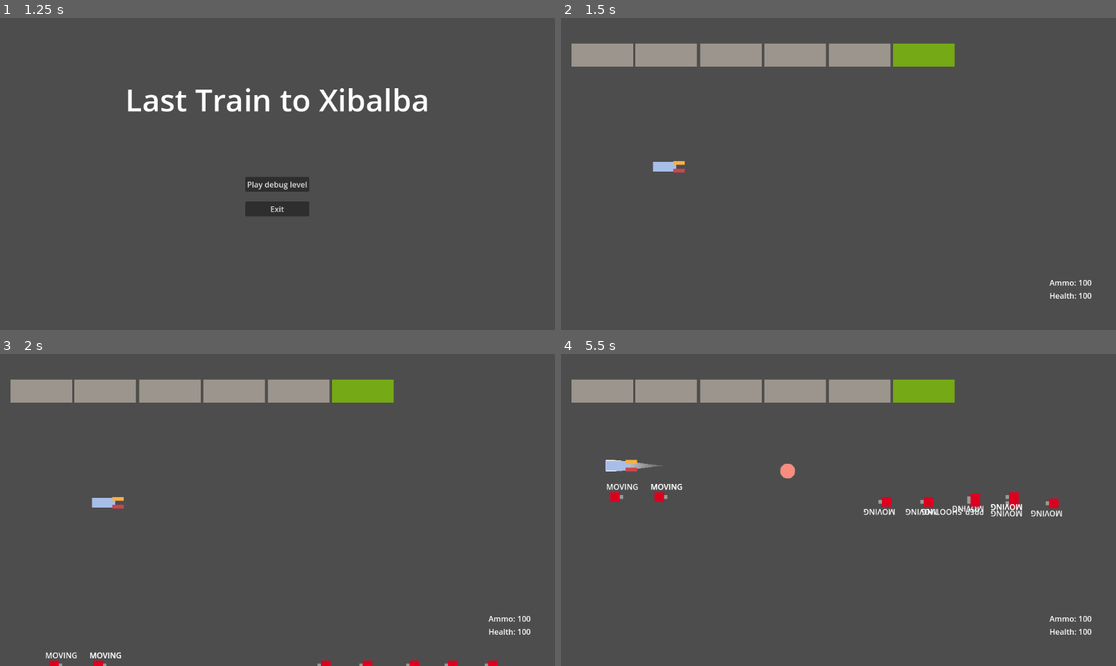
Above: before the commit, frames 1-4 (two rows, left to right).
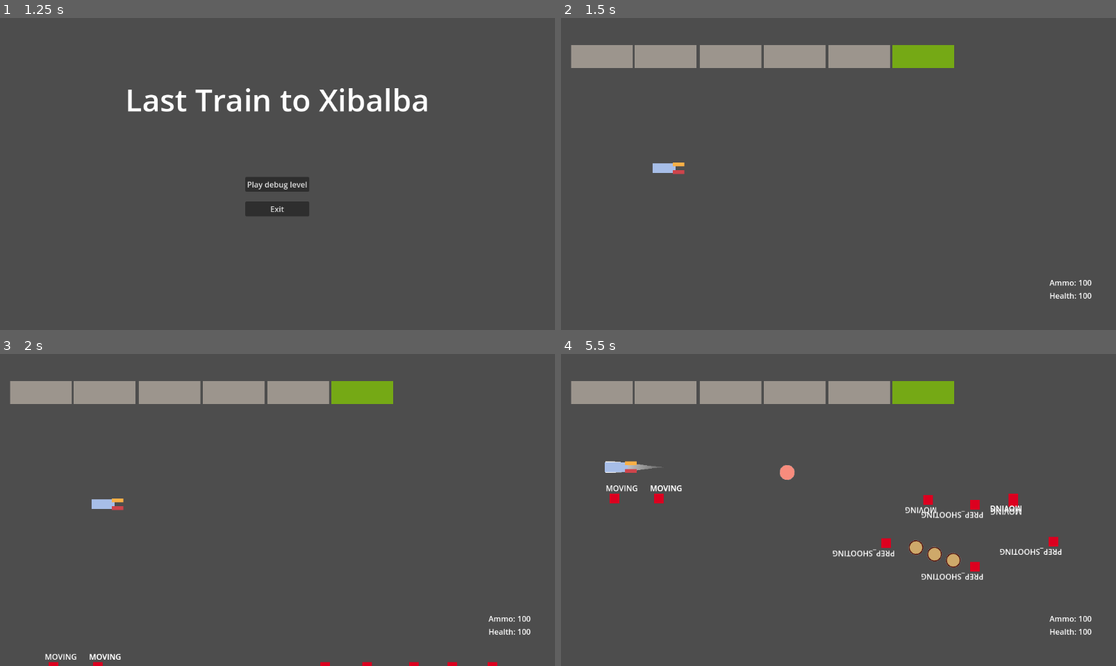
Above: after the commit, the same moments.

Repository: imberny/last-train-to-xibalba
Game: Godot game, scene res://src/main.tscn
Two runs of this game, one before a commit and one after it. Both use one fixed random seed, a clock stepped at 60 frames per second and the inputs below.
Inputs:
- Up to frame 1 (1.25 s): tap Enter (ui_accept) at 0.5, 0.77 s; hold Right (move_right) from 0.53 s (still down); tap Shift (boost) at 0.6 s
- Up to frame 2 (1.5 s): release Right (move_right) at 1.25 s; click "Play debug level" at 1.25 s
- Up to frame 3 (2 s): no input
- Up to frame 4 (5.5 s): hold Down (move_down) 2.03-2.78 s; tap F (flip_around) at 2.1, 4.35 s; tap Enter (ui_accept) at 2.27, 3.77, 4.52, 5.27 s; hold Right (move_right) 2.78-3.53 s; tap Z (shoot_primary) at 2.85, 5.1 s; hold Up (move_up) 3.53-4.28 s; tap Shift (boost) at 3.6 s; hold Left (move_left) from 4.28 s (still down)

Frame 1 is identical in both runs. In frame 2, 0.8% of the frame differs, in the area x 1-71%, y 8-51%; in frame 3, 1.1%; in frame 4, 2.9%, in the area x 1-91%, y 8-73%.

Commit message:
Rework basic enemy, test 3d rendering

Diff:
--- a/src/autoloads/game/game.gd
+++ b/src/autoloads/game/game.gd
@@ -14,6 +14,10 @@
 	return _player
 
 
+func get_level() -> Level:
+	return level
+
+
 func _on_tree_node_added(node: Node) -> void:
 	if node is PlayerVehicle2D:
 		_player = node
--- a/src/game_objects/game_camera_2d/game_camera_2d.tscn
+++ b/src/camera/game_camera_2d/game_camera_2d.tscn
@@ -1,6 +1,6 @@
 [gd_scene load_steps=2 format=3 uid="uid://484piapv22pv"]
 
-[ext_resource type="Script" uid="uid://b8xr3454nc2j" path="res://src/game_objects/game_camera_2d/game_camera_2d.gd" id="1_b6x1h"]
+[ext_resource type="Script" uid="uid://b8xr3454nc2j" path="res://src/camera/game_camera_2d/game_camera_2d.gd" id="1_b6x1h"]
 
 [node name="GameCamera2D" type="Camera2D"]
 script = ExtResource("1_b6x1h")
--- a/src/game_objects/enemy_raider/enemy_raider.gd
+++ b/src/entities/enemy_raider/enemy_raider.gd
@@ -9,13 +9,12 @@
 }
 
 @export var _speed := 100.0
+@export var _bullet_scene: PackedScene
 
 var _state_machine: FuncStateMachine
+var _destination: Vector2
 
-@onready var _gun: Gun = $Gun
-@onready var _enemy_ray: RayCast2D = $EnemyDetectorRay
-
-var _destination: Vector2
+@onready var _shoot_timer: Timer = $ShootTimer
 
 # TODO: Desired behaviour: move to an initial position, prep fire, fire some bullets towards player, reposition
 
@@ -25,7 +24,7 @@
 	_state_machine.add_state(State.SPAWNING, _update_spawning)
 	_state_machine.add_state(State.THINKING, _update_thinking)
 	_state_machine.add_state(State.PREP_SHOOTING, _update_prep_shooting, _enter_prep_shooting)
-	_state_machine.add_state(State.SHOOTING, _update_shooting, _enter_shooting, _exit_shooting)
+	_state_machine.add_state(State.SHOOTING, _update_shooting, _enter_shooting)
 	_state_machine.add_state(State.MOVING, _update_moving)
 	_state_machine.set_start_state(State.SPAWNING)
 
@@ -35,13 +34,13 @@
 	$StateLabel.text = State.find_key(_state_machine._current_state_key)
 
 
-func _update_spawning(delta: float) -> void:
+func _update_spawning(_delta: float) -> void:
 	_destination.x = global_position.x
 	_destination.y = randf_range(200.0, 500.0)
 	_state_machine.transition_to(State.MOVING)
 
 
-func _update_thinking(delta: float) -> void:
+func _update_thinking(_delta: float) -> void:
 	var player := GameService.get_player()
 	if not player:
 		_destination = Vector2(randf_range(100.0, 800.0), randf_range(100.0, 400.0))
@@ -69,38 +68,41 @@
 
 
 func _enter_prep_shooting() -> void:
-	_time_shooting = 0.0
+	_time_prep_shooting = 0.0
 
 
 func _update_prep_shooting(delta: float) -> void:
-	if not _is_player_in_sight():
-		_state_machine.transition_to(State.THINKING)
-		return
-
 	_time_prep_shooting += delta
 	if 1.0 < _time_prep_shooting:
 		_state_machine.transition_to(State.SHOOTING)
 
 
-var _time_shooting := 0.0
+var _times_shot := 0
 
 
 func _enter_shooting() -> void:
-	_time_shooting = 0.0
-	_gun.pull_trigger()
-
-
-func _exit_shooting() -> void:
-	_gun.release_trigger()
+	_times_shot = 0
 
 
 func _update_shooting(_delta: float) -> void:
-	_time_shooting += _delta
+	if _shoot_timer.is_stopped():
+		_shoot_timer.start()
+		_times_shot += 1
+		_shoot()
+
+	if 3 == _times_shot:
+		_state_machine.transition_to(State.THINKING)
+
+
+func _shoot() -> void:
+	var dir := Vector2.LEFT
 	var player := GameService.get_player()
 	if player:
-		look_at(player.global_position)
-	if _time_shooting >= 1.3:
-		_state_machine.transition_to(State.THINKING)
+		dir = global_position.direction_to(player.global_position)
+	var bullet: Node2D = _bullet_scene.instantiate()
+	bullet.global_transform = global_transform
+	GameService.get_level().add_child(bullet)
+	bullet.look_at(bullet.global_position + dir)
 
 
 func _update_moving(delta: float) -> void:
@@ -110,26 +112,3 @@
 
 	var dir := global_position.direction_to(_destination)
 	global_position += dir * _speed * delta
-
-
-func _is_player_in_sight() -> bool:
-	var player := GameService.get_player()
-	if not player:
-		return false
-
-	var is_player_aligned := absf(global_position.y - player.global_position.y) < 50.0
-	if not is_player_aligned:
-		return false
-
-	if _enemy_ray.is_colliding():
-		var enemy: Node2D = _enemy_ray.get_collider()
-		if not is_instance_valid(enemy):
-			# this fucks la patente
-			return false
-
-		return (
-			global_position.distance_to(enemy.global_position)
-			> global_position.distance_to(player.global_position)
-		)
-
-	return true
--- a/src/game_objects/enemy_raider/enemy_raider.tscn
+++ b/src/entities/enemy_raider/enemy_raider.tscn
@@ -1,18 +1,18 @@
-[gd_scene load_steps=10 format=3 uid="uid://b5lsuh120g6h7"]
+[gd_scene load_steps=9 format=3 uid="uid://b5lsuh120g6h7"]
 
-[ext_resource type="Script" uid="uid://cwbs3u6jt7xdy" path="res://src/game_objects/enemy_raider/enemy_raider.gd" id="1_10e8t"]
+[ext_resource type="Script" uid="uid://cwbs3u6jt7xdy" path="res://src/entities/enemy_raider/enemy_raider.gd" id="1_10e8t"]
 [ext_resource type="PackedScene" uid="uid://d1gqsdw8lt5b8" path="res://src/components/square_2d/square_2d.tscn" id="1_ofbph"]
 [ext_resource type="PackedScene" uid="uid://dejh0cxjkbis1" path="res://src/components/health/health.tscn" id="2_dkkhw"]
 [ext_resource type="PackedScene" uid="uid://c2nw265h7x8ew" path="res://src/components/hitbox/hitbox.tscn" id="2_xxqc4"]
 [ext_resource type="PackedScene" uid="uid://l01uxojveimi" path="res://src/components/death/death.tscn" id="3_02my5"]
-[ext_resource type="PackedScene" uid="uid://b0s2uqs7ib8ns" path="res://src/game_objects/enemy_raider/enemy_raider_explosion.tscn" id="4_02my5"]
-[ext_resource type="PackedScene" uid="uid://3prgu1sbvisa" path="res://src/game_objects/gun/gun.tscn" id="5_rpucj"]
-[ext_resource type="PackedScene" uid="uid://1y1k4d17hcxl" path="res://src/game_objects/bullets_2d/enemy_bullet_2d.tscn" id="6_htgso"]
+[ext_resource type="PackedScene" uid="uid://b0s2uqs7ib8ns" path="res://src/entities/enemy_raider/enemy_raider_explosion.tscn" id="4_02my5"]
+[ext_resource type="PackedScene" uid="uid://1y1k4d17hcxl" path="res://src/projectiles/bullets_2d/enemy_bullet_2d.tscn" id="6_htgso"]
 
 [sub_resource type="CircleShape2D" id="CircleShape2D_10e8t"]
 
 [node name="EnemyRaider" type="Node2D"]
 script = ExtResource("1_10e8t")
+_bullet_scene = ExtResource("6_htgso")
 
 [node name="Health" parent="." node_paths=PackedStringArray("hitbox") instance=ExtResource("2_dkkhw")]
 hitpoints_max = 15
@@ -22,14 +22,9 @@
 _health = NodePath("../Health")
 _death_scene = ExtResource("4_02my5")
 
-[node name="Gun" parent="." node_paths=PackedStringArray("_bullet_spawner") instance=ExtResource("5_rpucj")]
-modulate = Color(0.605274, 0.605274, 0.605274, 1)
-position = Vector2(5, 0)
-_bullet_scene = ExtResource("6_htgso")
-_bullet_spawner = NodePath(".")
-_rate_of_fire = 0.44
-_spread_degrees = 0.0
-_trauma_intensity = 0.865
+[node name="ShootTimer" type="Timer" parent="."]
+wait_time = 0.1
+one_shot = true
 
 [node name="Square2D" parent="." instance=ExtResource("1_ofbph")]
 modulate = Color(0.86064, 0, 0.122898, 1)
@@ -42,12 +37,6 @@
 [node name="CollisionShape2D" type="CollisionShape2D" parent="Hitbox"]
 shape = SubResource("CircleShape2D_10e8t")
 
-[node name="EnemyDetectorRay" type="RayCast2D" parent="."]
-target_position = Vector2(800, 0)
-collision_mask = 64
-collide_with_areas = true
-collide_with_bodies = false
-
 [node name="StateLabel" type="Label" parent="."]
 offset_left = -18.0
 offset_top = -33.0
--- a/src/game_objects/player_vehicle_2d/player_vehicle_2d.tscn
+++ b/src/entities/player_vehicle_2d/player_vehicle_2d.tscn
@@ -1,13 +1,13 @@
 [gd_scene load_steps=22 format=3 uid="uid://c1wbi2kt7221i"]
 
-[ext_resource type="Script" uid="uid://ffgbnmgbp6br" path="res://src/game_objects/player_vehicle_2d/player_vehicle_2d.gd" id="1_o8gf6"]
+[ext_resource type="Script" uid="uid://ffgbnmgbp6br" path="res://src/entities/player_vehicle_2d/player_vehicle_2d.gd" id="1_o8gf6"]
 [ext_resource type="PackedScene" uid="uid://dt0q1pb42hs6f" path="res://src/components/velocity/velocity.tscn" id="2_cs8f6"]
 [ext_resource type="PackedScene" uid="uid://dejh0cxjkbis1" path="res://src/components/health/health.tscn" id="3_3h6ip"]
 [ext_resource type="PackedScene" uid="uid://d1gqsdw8lt5b8" path="res://src/components/square_2d/square_2d.tscn" id="3_b7s65"]
 [ext_resource type="PackedScene" uid="uid://cb7koi37ki7ll" path="res://src/components/trail_2d/trail_2d.tscn" id="3_dwlbi"]
-[ext_resource type="PackedScene" uid="uid://3prgu1sbvisa" path="res://src/game_objects/gun/gun.tscn" id="3_q3ate"]
+[ext_resource type="PackedScene" uid="uid://3prgu1sbvisa" path="res://src/weapons/gun/gun.tscn" id="3_q3ate"]
 [ext_resource type="PackedScene" uid="uid://l01uxojveimi" path="res://src/components/death/death.tscn" id="4_yn0u7"]
-[ext_resource type="PackedScene" uid="uid://bxg7f5l5rkhp0" path="res://src/game_objects/player_vehicle_2d/player_death_2d.tscn" id="5_j4sp8"]
+[ext_resource type="PackedScene" uid="uid://bxg7f5l5rkhp0" path="res://src/entities/player_vehicle_2d/player_death_2d.tscn" id="5_j4sp8"]
 [ext_resource type="PackedScene" uid="uid://c2nw265h7x8ew" path="res://src/components/hitbox/hitbox.tscn" id="7_yn0u7"]
 
 [sub_resource type="Animation" id="Animation_dwlbi"]
--- /dev/null
+++ b/src/input/player_input_controller/player_input_controller.tscn
@@ -0,0 +1,6 @@
+[gd_scene load_steps=2 format=3 uid="uid://02n7xapox2w5"]
+
+[ext_resource type="Script" uid="uid://ts7wx2jjxap1" path="res://src/input/player_input_controller/player_input_controller.gd" id="1_syg43"]
+
+[node name="PlayerInputController" type="Node"]
+script = ExtResource("1_syg43")
--- /dev/null
+++ b/src/level_3d_manager.gd
@@ -0,0 +1,29 @@
+extends Node
+
+@export var _player_3d_node: Node3D
+
+var _pairs_2d_to_3d: Dictionary[Node2D, Node3D]
+
+
+func _ready() -> void:
+	get_tree().node_added.connect(_on_tree_node_added)
+	get_tree().node_removed.connect(_on_tree_node_removed)
+
+
+func _process(_delta: float) -> void:
+	for node2d in _pairs_2d_to_3d.keys():
+		var node3d = _pairs_2d_to_3d[node2d]
+		node3d.global_position = Vector3(
+			node2d.global_position.x / 400.0 - 0.5, 0.0, node2d.global_position.y / 200.0 - 0.5
+		)
+
+
+func _on_tree_node_added(node: Node) -> void:
+	if node is PlayerVehicle2D:
+		_pairs_2d_to_3d[node as Node2D] = _player_3d_node
+
+
+func _on_tree_node_removed(node: Node) -> void:
+	if _pairs_2d_to_3d.has(node as Node2D):
+		_pairs_2d_to_3d[node as Node2D].queue_free()
+		_pairs_2d_to_3d.erase(node)
--- a/src/levels/debug_level.tscn
+++ b/src/levels/debug_level.tscn
@@ -1,12 +1,12 @@
 [gd_scene load_steps=12 format=3 uid="uid://cckmqmn6mbhtl"]
 
-[ext_resource type="PackedScene" uid="uid://c1wbi2kt7221i" path="res://src/game_objects/player_vehicle_2d/player_vehicle_2d.tscn" id="1_h7xki"]
-[ext_resource type="PackedScene" uid="uid://02n7xapox2w5" path="res://src/managers/player_input_controller/player_input_controller.tscn" id="1_hs2m2"]
+[ext_resource type="PackedScene" uid="uid://c1wbi2kt7221i" path="res://src/entities/player_vehicle_2d/player_vehicle_2d.tscn" id="1_h7xki"]
+[ext_resource type="PackedScene" uid="uid://02n7xapox2w5" path="res://src/input/player_input_controller/player_input_controller.tscn" id="1_hs2m2"]
 [ext_resource type="Script" uid="uid://lygoeib4pkc3" path="res://src/levels/level.gd" id="1_ijpmm"]
 [ext_resource type="PackedScene" uid="uid://cso6cttn5l4m0" path="res://src/managers/wave_manager/wave_manager.tscn" id="2_rprlp"]
 [ext_resource type="Script" uid="uid://biehkyjt7fewg" path="res://src/resources/waves/wave_definition.gd" id="3_4cgw3"]
-[ext_resource type="PackedScene" uid="uid://484piapv22pv" path="res://src/game_objects/game_camera_2d/game_camera_2d.tscn" id="3_gx72n"]
-[ext_resource type="PackedScene" uid="uid://b5lsuh120g6h7" path="res://src/game_objects/enemy_raider/enemy_raider.tscn" id="4_pq22j"]
+[ext_resource type="PackedScene" uid="uid://484piapv22pv" path="res://src/camera/game_camera_2d/game_camera_2d.tscn" id="3_gx72n"]
+[ext_resource type="PackedScene" uid="uid://b5lsuh120g6h7" path="res://src/entities/enemy_raider/enemy_raider.tscn" id="4_pq22j"]
 [ext_resource type="PackedScene" uid="uid://d1gqsdw8lt5b8" path="res://src/components/square_2d/square_2d.tscn" id="6_mjrdq"]
 
 [sub_resource type="Resource" id="Resource_014tj"]
@@ -36,6 +36,7 @@
 
 [node name="GameCamera2D" parent="." instance=ExtResource("3_gx72n")]
 position = Vector2(575, 327)
+enabled = false
 _trauma_maximum = 40.02
 _trauma_fade = 13.97
 
--- a/src/main.tscn
+++ b/src/main.tscn
@@ -1,9 +1,28 @@
-[gd_scene load_steps=5 format=3 uid="uid://6l2kblvk0bri"]
+[gd_scene load_steps=12 format=3 uid="uid://6l2kblvk0bri"]
 
 [ext_resource type="Script" uid="uid://dnx45qu5pkwhs" path="res://src/main.gd" id="1_eewff"]
 [ext_resource type="PackedScene" uid="uid://drw43yoago2g" path="res://src/menus/splash_screen/splash_screen.tscn" id="2_gh0ne"]
 [ext_resource type="PackedScene" uid="uid://bkipex3r08jho" path="res://src/menus/title_screen/title_screen.tscn" id="3_3cfgd"]
 [ext_resource type="Script" uid="uid://coaqxg28c7oym" path="res://src/level_container.gd" id="3_5q4o7"]
+[ext_resource type="Script" uid="uid://cfkjwe4sxsmy8" path="res://src/level_3d_manager.gd" id="5_fyndt"]
+
+[sub_resource type="PlaneMesh" id="PlaneMesh_3cfgd"]
+
+[sub_resource type="StandardMaterial3D" id="StandardMaterial3D_fyndt"]
+albedo_color = Color(0.714919, 0.597074, 0.999321, 1)
+
+[sub_resource type="BoxMesh" id="BoxMesh_kmhfv"]
+material = SubResource("StandardMaterial3D_fyndt")
+size = Vector3(0.2, 0.2, 0.2)
+
+[sub_resource type="ProceduralSkyMaterial" id="ProceduralSkyMaterial_fyndt"]
+
+[sub_resource type="Sky" id="Sky_kmhfv"]
+sky_material = SubResource("ProceduralSkyMaterial_fyndt")
+
+[sub_resource type="Environment" id="Environment_rlaii"]
+background_mode = 2
+sky = SubResource("Sky_kmhfv")
 
 [node name="Main" type="Node"]
 script = ExtResource("1_eewff")
@@ -13,4 +32,39 @@
 [node name="LevelContainer" type="Node" parent="."]
 script = ExtResource("3_5q4o7")
 
+[node name="SubViewportContainer" type="SubViewportContainer" parent="LevelContainer"]
+visible = false
+z_index = 1
+anchors_preset = 15
+anchor_right = 1.0
+anchor_bottom = 1.0
+grow_horizontal = 2
+grow_vertical = 2
+stretch = true
+
+[node name="SubViewport" type="SubViewport" parent="LevelContainer/SubViewportContainer"]
+handle_input_locally = false
+size = Vector2i(1152, 648)
+render_target_update_mode = 0
+
+[node name="Camera3D" type="Camera3D" parent="LevelContainer/SubViewportContainer/SubViewport"]
+transform = Transform3D(1, 0, 0, 0, 0.956996, 0.290101, 0, -0.290101, 0.956996, 0, 1.01235, 2.51319)
+projection = 1
+current = true
+
+[node name="MeshInstance3D" type="MeshInstance3D" parent="LevelContainer/SubViewportContainer/SubViewport"]
+mesh = SubResource("PlaneMesh_3cfgd")
+skeleton = NodePath("../../..")
+
+[node name="Player3D" type="MeshInstance3D" parent="LevelContainer/SubViewportContainer/SubViewport"]
+mesh = SubResource("BoxMesh_kmhfv")
+skeleton = NodePath("../../../..")
+
+[node name="Level3DManager" type="Node" parent="LevelContainer/SubViewportContainer/SubViewport" node_paths=PackedStringArray("_player_3d_node")]
+script = ExtResource("5_fyndt")
+_player_3d_node = NodePath("../Player3D")
+
+[node name="WorldEnvironment" type="WorldEnvironment" parent="LevelContainer/SubViewportContainer/SubViewport"]
+environment = SubResource("Environment_rlaii")
+
 [node name="LogManager" type="Node" parent="."]
--- a/src/managers/player_input_controller/player_input_controller.tscn
+++ /dev/null
@@ -1,6 +0,0 @@
-[gd_scene load_steps=2 format=3 uid="uid://02n7xapox2w5"]
-
-[ext_resource type="Script" uid="uid://ts7wx2jjxap1" path="res://src/managers/player_input_controller/player_input_controller.gd" id="1_syg43"]
-
-[node name="PlayerInputController" type="Node"]
-script = ExtResource("1_syg43")
--- a/src/game_objects/bullets_2d/enemy_bullet_2d.tscn
+++ b/src/projectiles/bullets_2d/enemy_bullet_2d.tscn
@@ -1,6 +1,6 @@
 [gd_scene load_steps=6 format=3 uid="uid://1y1k4d17hcxl"]
 
-[ext_resource type="Script" uid="uid://chd8qyh7houxn" path="res://src/game_objects/bullets_2d/bullet_2d.gd" id="1_77enn"]
+[ext_resource type="Script" uid="uid://chd8qyh7houxn" path="res://src/projectiles/bullets_2d/bullet_2d.gd" id="1_77enn"]
 [ext_resource type="PackedScene" uid="uid://okvgkx6bb1un" path="res://src/components/hurtbox/hurtbox.tscn" id="2_ydx35"]
 
 [sub_resource type="Gradient" id="Gradient_77enn"]
--- a/src/game_objects/bullets_2d/player_bullet_2d.tscn
+++ b/src/projectiles/bullets_2d/player_bullet_2d.tscn
@@ -1,6 +1,6 @@
 [gd_scene load_steps=6 format=3 uid="uid://la7ggqwg2de6"]
 
-[ext_resource type="Script" uid="uid://chd8qyh7houxn" path="res://src/game_objects/bullets_2d/bullet_2d.gd" id="1_eeuri"]
+[ext_resource type="Script" uid="uid://chd8qyh7houxn" path="res://src/projectiles/bullets_2d/bullet_2d.gd" id="1_eeuri"]
 [ext_resource type="PackedScene" uid="uid://okvgkx6bb1un" path="res://src/components/hurtbox/hurtbox.tscn" id="2_0fago"]
 
 [sub_resource type="Gradient" id="Gradient_v88x2"]
--- a/src/game_objects/gun/gun.tscn
+++ b/src/weapons/gun/gun.tscn
@@ -1,7 +1,7 @@
 [gd_scene load_steps=17 format=3 uid="uid://3prgu1sbvisa"]
 
-[ext_resource type="Script" uid="uid://dqfn5kfi3aepx" path="res://src/game_objects/gun/gun.gd" id="1_tvs4u"]
-[ext_resource type="PackedScene" uid="uid://la7ggqwg2de6" path="res://src/game_objects/bullets_2d/player_bullet_2d.tscn" id="2_djin3"]
+[ext_resource type="Script" uid="uid://dqfn5kfi3aepx" path="res://src/weapons/gun/gun.gd" id="1_tvs4u"]
+[ext_resource type="PackedScene" uid="uid://la7ggqwg2de6" path="res://src/projectiles/bullets_2d/player_bullet_2d.tscn" id="2_djin3"]
 [ext_resource type="PackedScene" uid="uid://d1gqsdw8lt5b8" path="res://src/components/square_2d/square_2d.tscn" id="3_0j1yv"]
 [ext_resource type="PackedScene" uid="uid://bawg0206uathn" path="res://src/components/audio_stream_player_2d_pool/audio_stream_player_2d_pool.tscn" id="4_qeilf"]
 [ext_resource type="AudioStream" uid="uid://curx1uwvo466q" path="res://assets/sfx/gunshots/gma_gun_rifle_shot_01_517.wav" id="5_h3vq3"]
Renamed: src/game_objects/game_camera_2d/game_camera_2d.gd -> src/camera/game_camera_2d/game_camera_2d.gd
Renamed: src/game_objects/game_camera_2d/game_camera_2d.gd.uid -> src/camera/game_camera_2d/game_camera_2d.gd.uid
Renamed: src/game_objects/enemy_raider/enemy_raider.gd.uid -> src/entities/enemy_raider/enemy_raider.gd.uid
Not shown: 2 places in src/entities/enemy_raider/enemy_raider_explosion.tscn that only renumber resources
Renamed: src/game_objects/player_vehicle_2d/player_death_2d.tscn -> src/entities/player_vehicle_2d/player_death_2d.tscn
Renamed: src/game_objects/player_vehicle_2d/player_vehicle_2d.gd -> src/entities/player_vehicle_2d/player_vehicle_2d.gd
Renamed: src/game_objects/player_vehicle_2d/player_vehicle_2d.gd.uid -> src/entities/player_vehicle_2d/player_vehicle_2d.gd.uid
Renamed: src/managers/player_input_controller/player_input_controller.gd -> src/input/player_input_controller/player_input_controller.gd
Renamed: src/managers/player_input_controller/player_input_controller.gd.uid -> src/input/player_input_controller/player_input_controller.gd.uid
Not shown, added: src/level_3d_manager.gd.uid
Renamed: src/game_objects/bullets_2d/bullet_2d.gd -> src/projectiles/bullets_2d/bullet_2d.gd
Renamed: src/game_objects/bullets_2d/bullet_2d.gd.uid -> src/projectiles/bullets_2d/bullet_2d.gd.uid
(and 2 more such lines)
